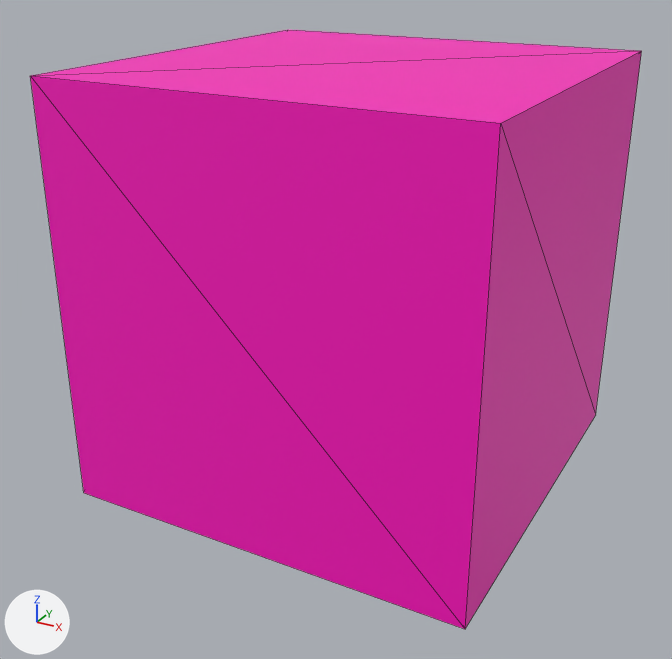
An edit to the glTF model Models/ModelDaniel/Puzzel/Tegel8.gltf, drawn before and after from the same camera.
Before and after are seen from a camera (50 mm lens) standing at (-0.695, -0.914, 1.822) and looking at (-0.895, -0.551, 1.641). Lighting does not change. The marker at lower left points along +X, +Y and +Z. Mesh edges are drawn as thin lines. Where no turn or scale is listed for an object, it has been applied to the vertices.

Script lines for the objects in view, before the commit:
```python
me_cube_011 = bpy.data.meshes.new('Cube.011')
me_cube_011.from_pydata(...)  # a box spanning x -0.1..0.1, y -0.1..0.1, z -0.1..0.1
me_cube_011.materials.append(mat_material)  # pink #ff00bf
ob_cube_010 = bpy.data.objects.new('Cube.010', me_cube_011)
ob_cube_010.location = (-0.8907, -0.5342, 1.6646)
```
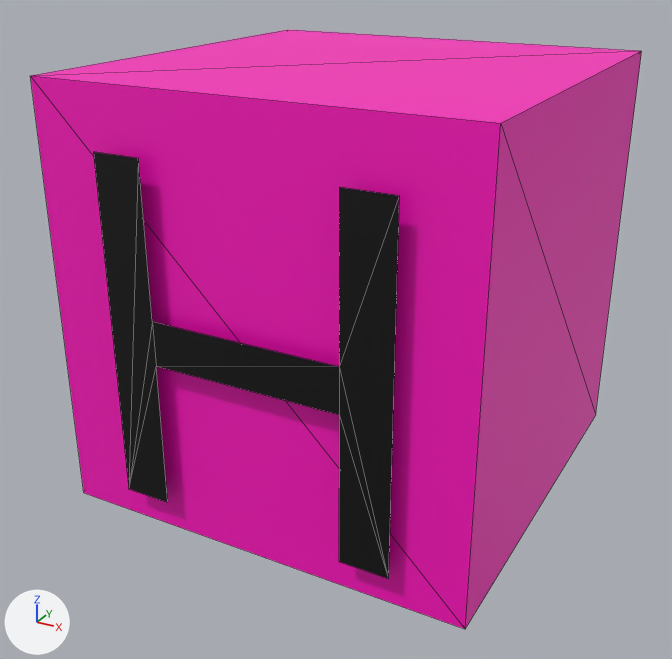
Boxes (x1, y1, x2, y2) around the edits, measured in the pictures (672 x 659 px):
'Text.010', added (black): after (94, 152, 399, 578)

Edits to the bpy script that builds the scene:
```text
Add mat_material_012:
    mat_material_012 = principled_material('Material.012')
    mat_material_012.base_color = (0.0, 0.0, 0.0)  # black #000000
Add me_text_010:
    me_text_010.from_pydata([(0.15, 0.0, 0.157), (0.128, 0.0, 0.157), (0.128, 0.0, 0.089), (0.04, 0.0, 0.089), (0.04, 0.0, 0.157), (0.017, 0.0, 0.157), (0.017, 0.0, 0.0), (0.04, 0.0, 0.0), (0.04, 0.0, 0.068), (0.128, 0.0, 0.068), (0.128, 0.0, 0.0), (0.15, 0.0, 0.0)], [], [(6, 4, 5), (6, 3, 4), (2, 0, 1), (2, 11, 0), (6, 8, 3), (8, 2, 3), (8, 9, 2), (9, 11, 2), (6, 7, 8), (10, 11, 9)])
    me_text_010.materials.append(mat_material_012)  # black #000000
Add ob_text_010:
    ob_text_010 = bpy.data.objects.new('Text.010', me_text_010)
    ob_text_010.location = (-0.9722, -0.6404, 1.5817)
```
